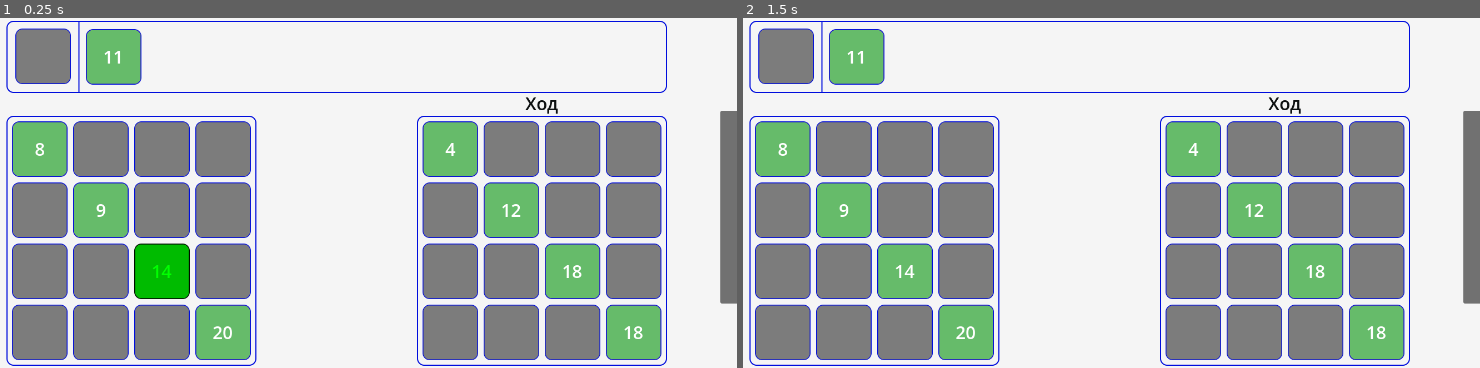
Above: before the commit, frames 1-2 (left to right).
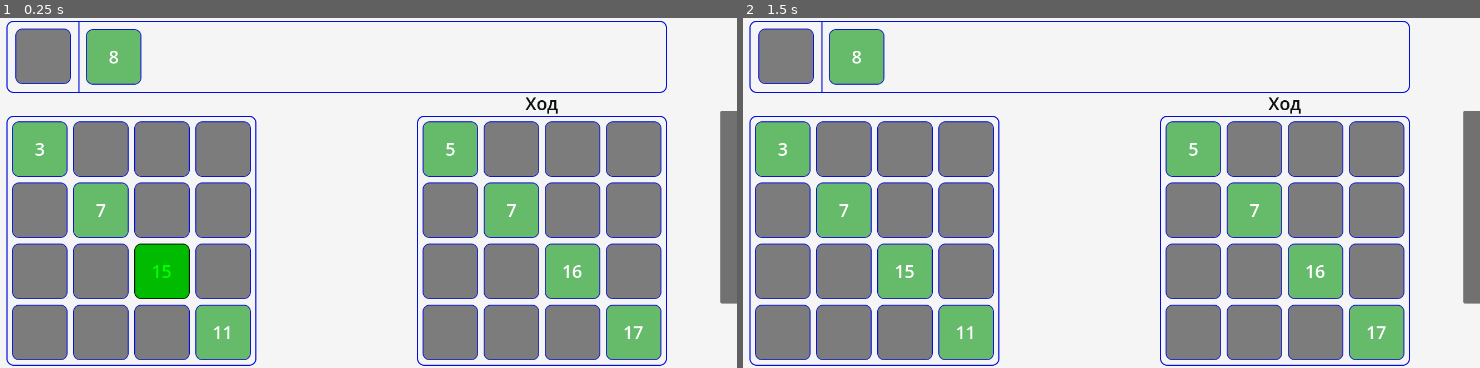
Above: after the commit, the same moments.

Repository: Rinkton/lucky-numbers-godot
Game: Godot game, scene res://game.tscn
Same seed, same stepped clock (60 frames per second), same inputs: the game is played once before the commit and once after it.
Inputs (mouse positions are in pixels of both pictures, inside the frame that each line leads up to):
- Up to frame 1 (0.25 s): no input
- Up to frame 2 (1.5 s): tap Enter at 0.5 s; move the mouse to (1258, 175) at 0.52 s; click (1258, 175) at 0.67 s; tap Space at 1.25 s; move the mouse to (919, 210) at 1.27 s; click (919, 210) at 1.42 s

The runs differ from the first frame. In frame 1, 0.3% of the frame differs, in the area x 4-88%, y 9-92%; in frame 2, 0.3%.

Commit message:
Working, new_clover_mult, testing with 4 packs

Diff:
--- a/lucky-numbers/clover_pile.gd
+++ b/lucky-numbers/clover_pile.gd
@@ -6,7 +6,8 @@
 
 
 func _ready():
-	for i in range(2):
+	# TODO: only 2 packs, not 4
+	for i in range(4):
 		for n in range(20):
 			var clover = Clover.new_scene(n+1)
 			clovers.append(clover)
--- a/lucky-numbers/player/ai_player.gd
+++ b/lucky-numbers/player/ai_player.gd
@@ -32,6 +32,10 @@
 	if is_instance_valid(clover):
 		print(best_moves[clover.number])
 		var cell = my_field.get_cell(best_moves[clover.number]["x"], best_moves[clover.number]["y"])
+		if not cell.is_there_clover():
+			print("empty cell")
+		else:
+			print("replaced: " + str(cell.get_clover().number))
 		cell.put_clover_turn(clover, G.game.clover_pile)
 	print("coef: " + str(estimate_position_quality(best_moves[clover.number]["x"],
 		best_moves[clover.number]["y"], clover.number)))
@@ -112,7 +116,7 @@
 				if clover_flexibility != 0:
 					final_clover_flexibility += motivation
 				if not cell.is_there_clover():
-					final_clover_flexibility += DATA.new_clover_add
+					final_clover_flexibility *= DATA.new_clover_mult
 				# Во, терь точно не будет ставить куда нельзя ставить
 				if not my_field.get_is_this_clover_on_this_cell_acceptable(
 				Clover.new_scene(i), cell):
--- a/lucky-numbers/player/ai_player_data.gd
+++ b/lucky-numbers/player/ai_player_data.gd
@@ -4,5 +4,5 @@
 
 @export var motivation_position_curve: Curve
 @export var estimate_position_quiality_coef: float = 10
-@export var new_clover_add: float = 30
+@export var new_clover_mult: float = 1.2
 @export var left_up_corner_coef: float = 100
--- a/lucky-numbers/player/ai_player_data.tres
+++ b/lucky-numbers/player/ai_player_data.tres
@@ -10,5 +10,4 @@
 script = ExtResource("1_s8my4")
 motivation_position_curve = SubResource("Curve_s8my4")
 estimate_position_quiality_coef = 120.0
-new_clover_add = 50.0
 left_up_corner_coef = 40.0
